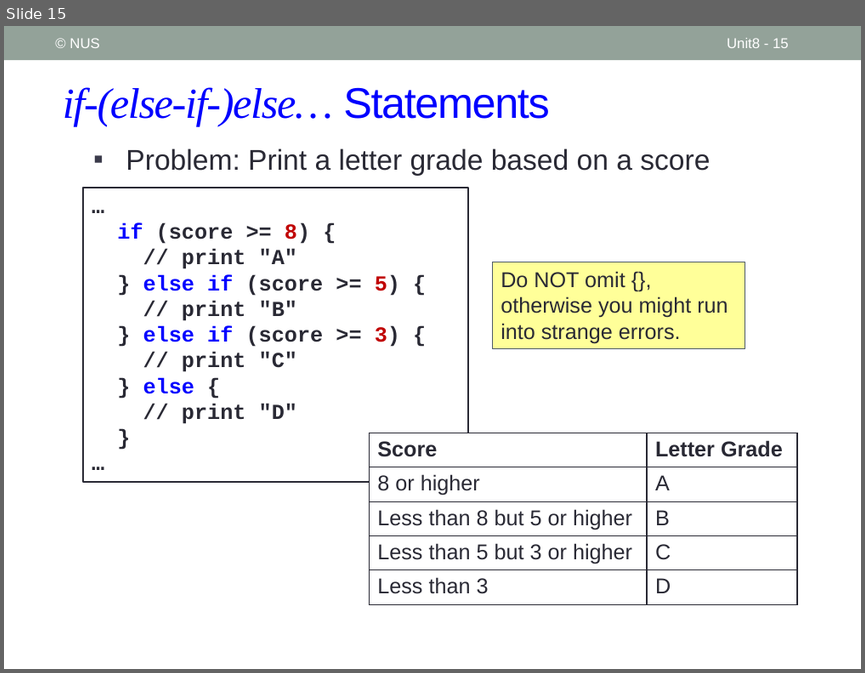
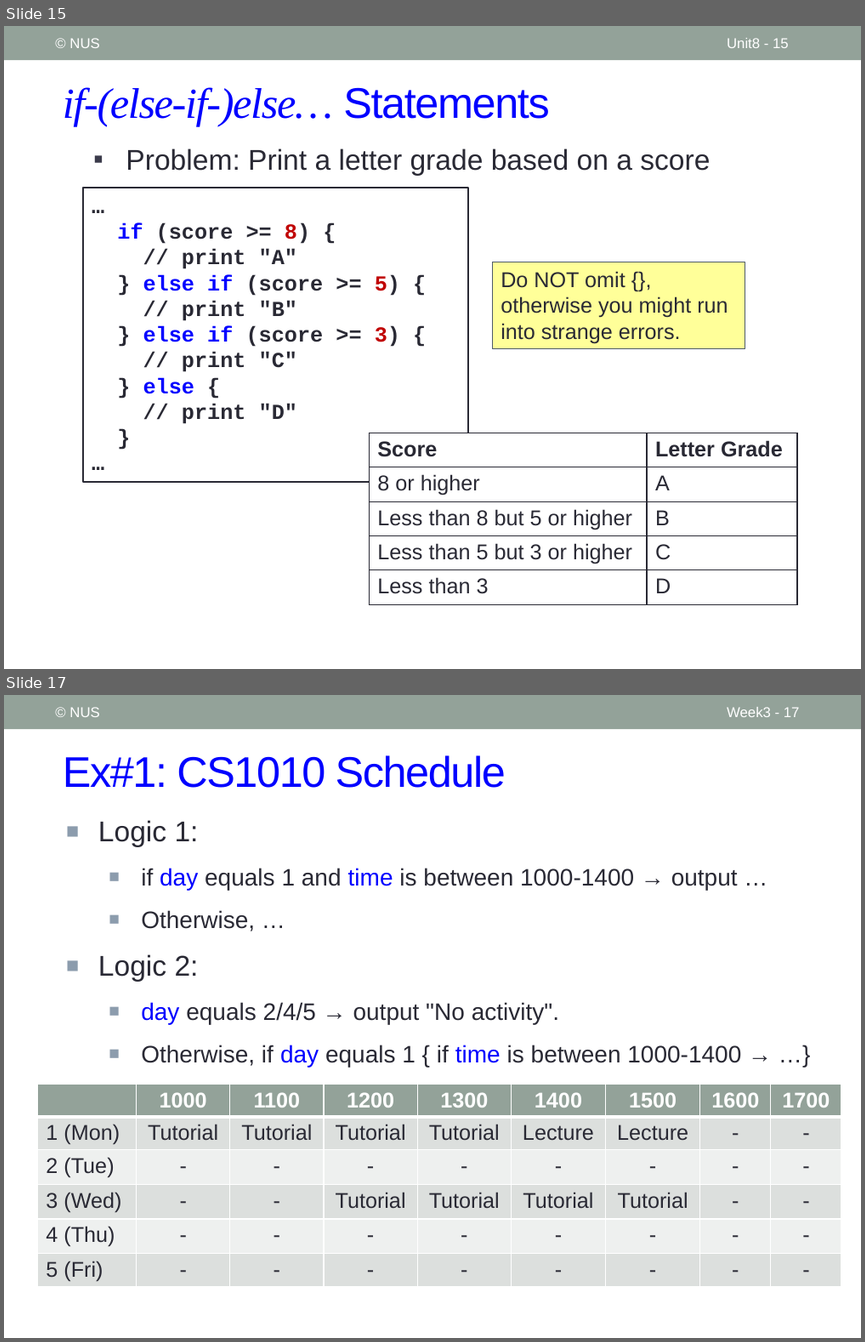
Before and after one commit to nus-cs1010-2021-s2/website, a slide deck: slides/Unit8_Conditional Statements.pptx. Shown one above the other, each under a label of ours: slide 15 before the commit, slides 15 and 17 after it; the slides between them are not shown. The pictures are 865x673 and 865x1342 pixels, drawn with LibreOffice and Linux fonts; fonts in the diff are those of the drawing. Boxes give left, top, right and bottom in pixels: in the first picture for what was removed or moved away, otherwise in the second. Text is boxed around its words. In the diff, an @@ line names an element or a change of style, - is before the commit and + after.

```diff
--- a/slides/Unit8_Conditional Statements.pptx
+++ b/slides/Unit8_Conditional Statements.pptx
@@ slide 17 added at [4,695,861,1338], background #FFFFFF; not listed: 1 template element that a slide beside it also shows @@
@@ text added at [69,707,99,717], 12 pt, text #FFFFFF @@
+© NUS
@@ page number added at [726,707,800,717], 12 pt, text #FFFFFF @@
+Week3 - 17
@@ title added at [63,755,506,788], 36 pt, text #0000FF @@
+Ex#1: CS1010 Schedule
@@ text added at [98,820,741,1066], 20 pt, text #292934 @@
+■ Logic 1:
+  ■ if day equals 1 and time is between 1000-1400 → output …
+  ■ Otherwise, …
+■ Logic 2:
+  ■ day equals 2/4/5 → output "No activity".
+  ■ Otherwise, if day equals 1 { if time is between 1000-1400 → …}
@@ table added at [37,1084,839,1292], 6 rows, 9 columns @@
+ | 1000 | 1100 | 1200 | 1300 | 1400 | 1500 | 1600 | 1700
+1 (Mon) | Tutorial | Tutorial | Tutorial | Tutorial | Lecture | Lecture | - | -
+2 (Tue) | - | - | - | - | - | - | - | -
+3 (Wed) | - | - | Tutorial | Tutorial | Tutorial | Tutorial | - | -
+4 (Thu) | - | - | - | - | - | - | - | -
+5 (Fri) | - | - | - | - | - | - | - | -
```
Also in this commit, not shown: 8 slides changed, 1 other slide added, 7 other files.
